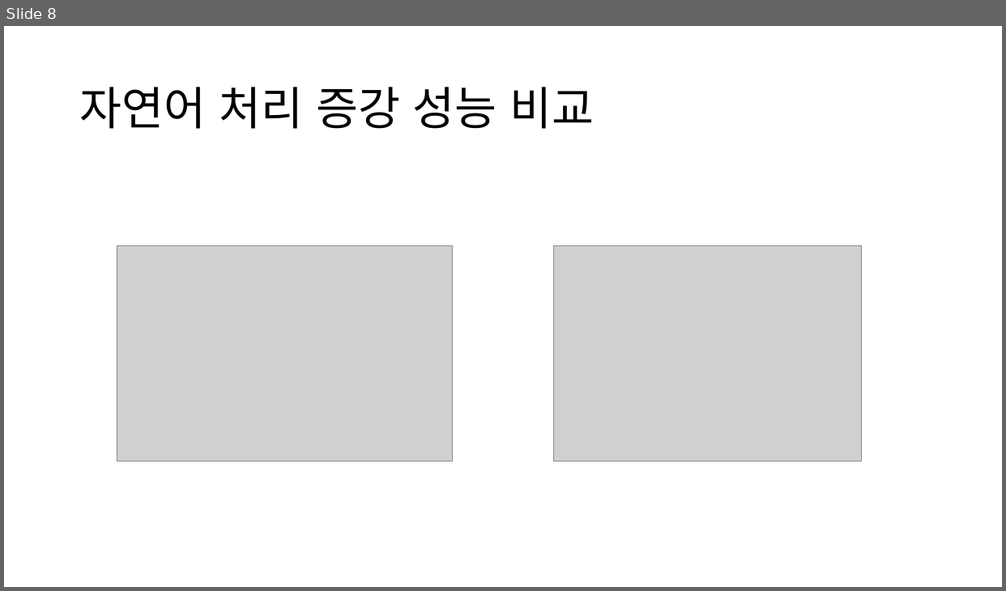
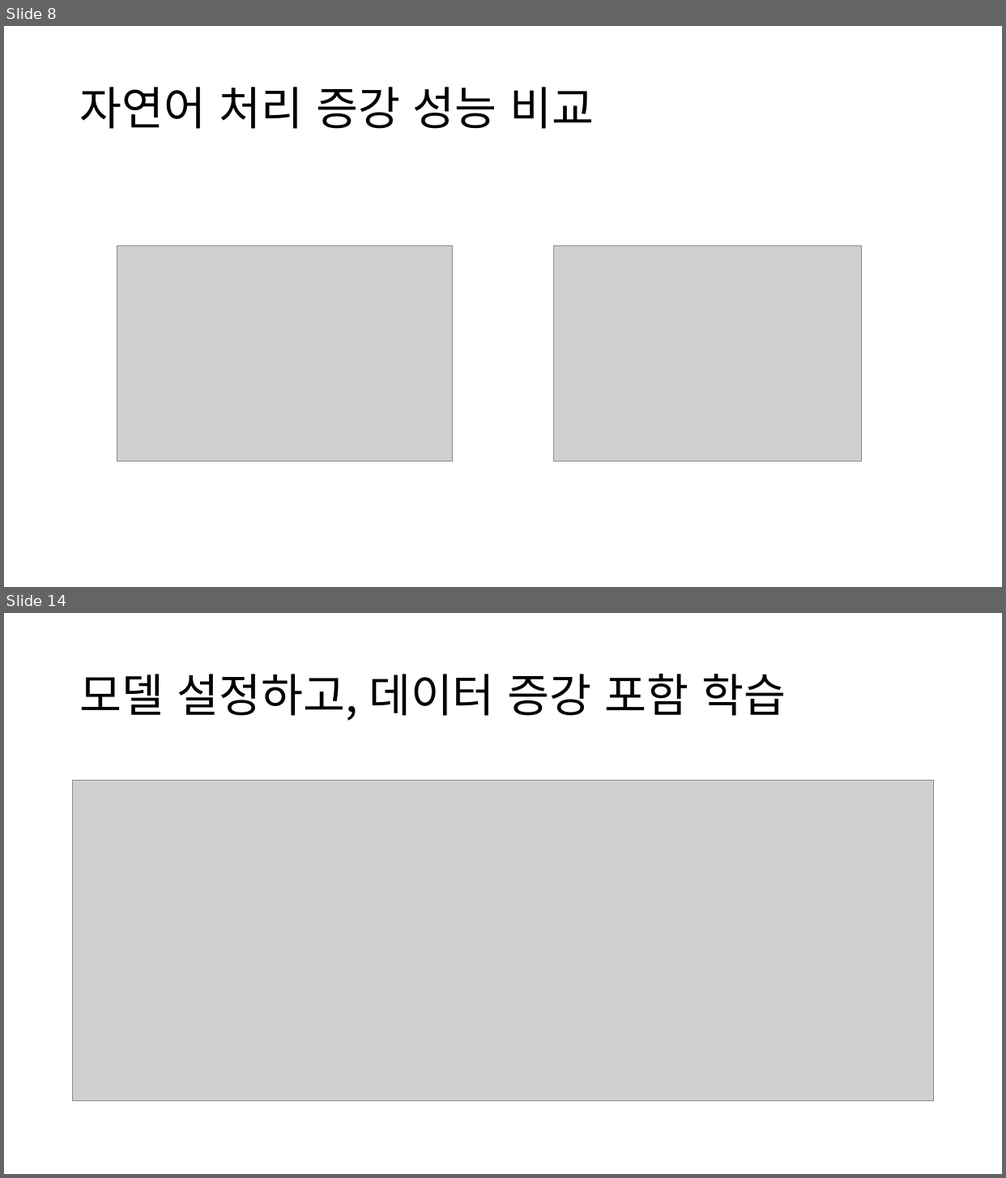
Before and after one commit to CSB-Songdo-International-Portfolio/2025-1_MLDL_course, a slide deck: AI 실전 4주차 - Data Augmentation.pptx. Shown one above the other, each under a label of ours: slide 8 before the commit, slides 8 and 14 after it; the slides between them are not shown. The pictures are 1006x591 and 1006x1178 pixels, drawn with LibreOffice and Linux fonts; fonts in the diff are those of the drawing; grey boxes stand for pictures. Boxes give left, top, right and bottom in pixels: in the first picture for what was removed or moved away, otherwise in the second. Text is boxed around its words. In the diff, an @@ line names an element or a change of style, - is before the commit and + after.

```diff
--- a/AI 실전 4주차 - Data Augmentation.pptx
+++ b/AI 실전 4주차 - Data Augmentation.pptx
@@ slide 14 added at (4, 613, 1002, 1174), background #FFFFFF @@
@@ title added at (80, 674, 786, 721), 44 pt, text #000000 @@
+모델 설정하고, 데이터 증강 포함 학습
@@ picture added at (73, 780, 934, 1101) @@
```
Also in this commit, not shown: 7 other slides added, 1 other file.
